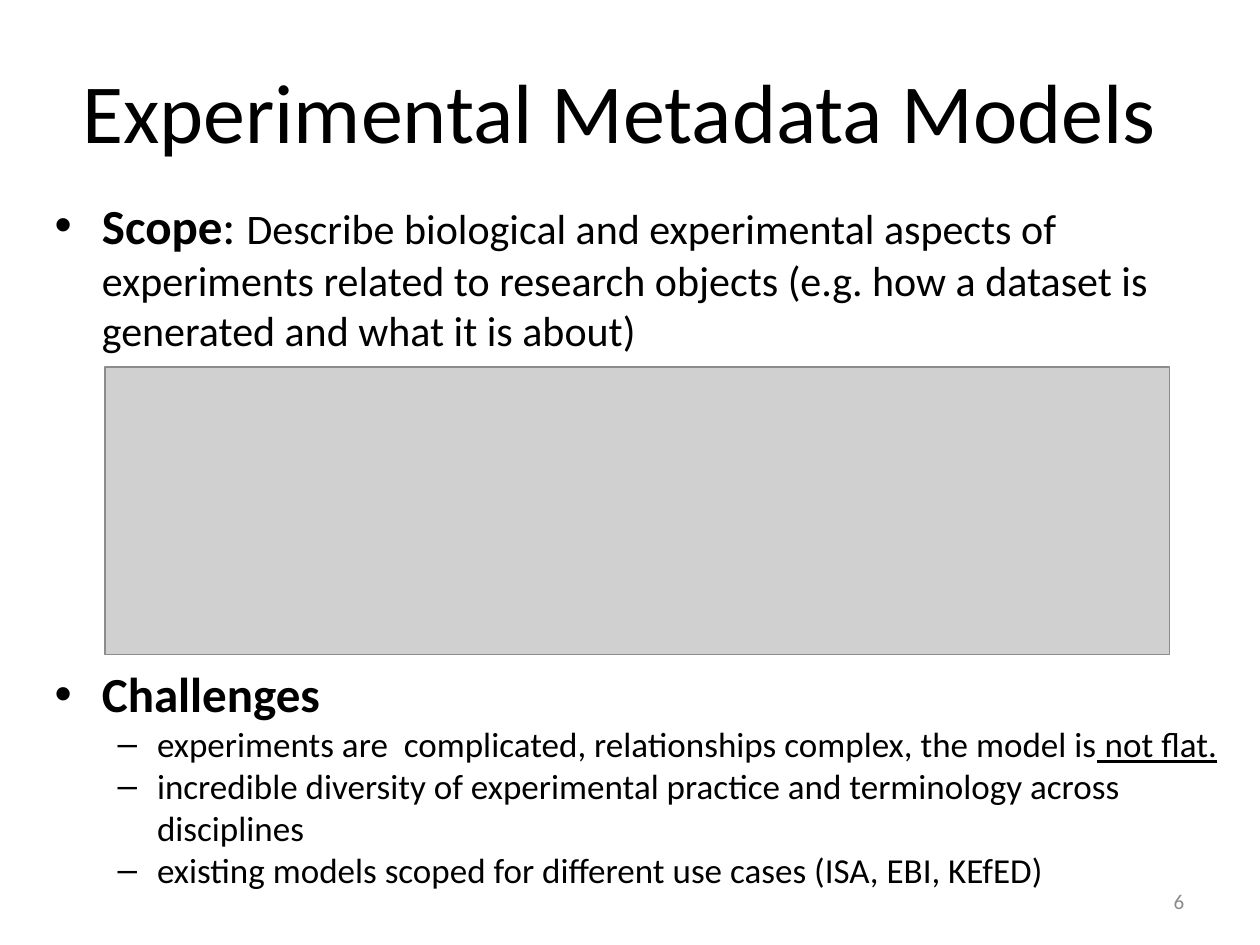
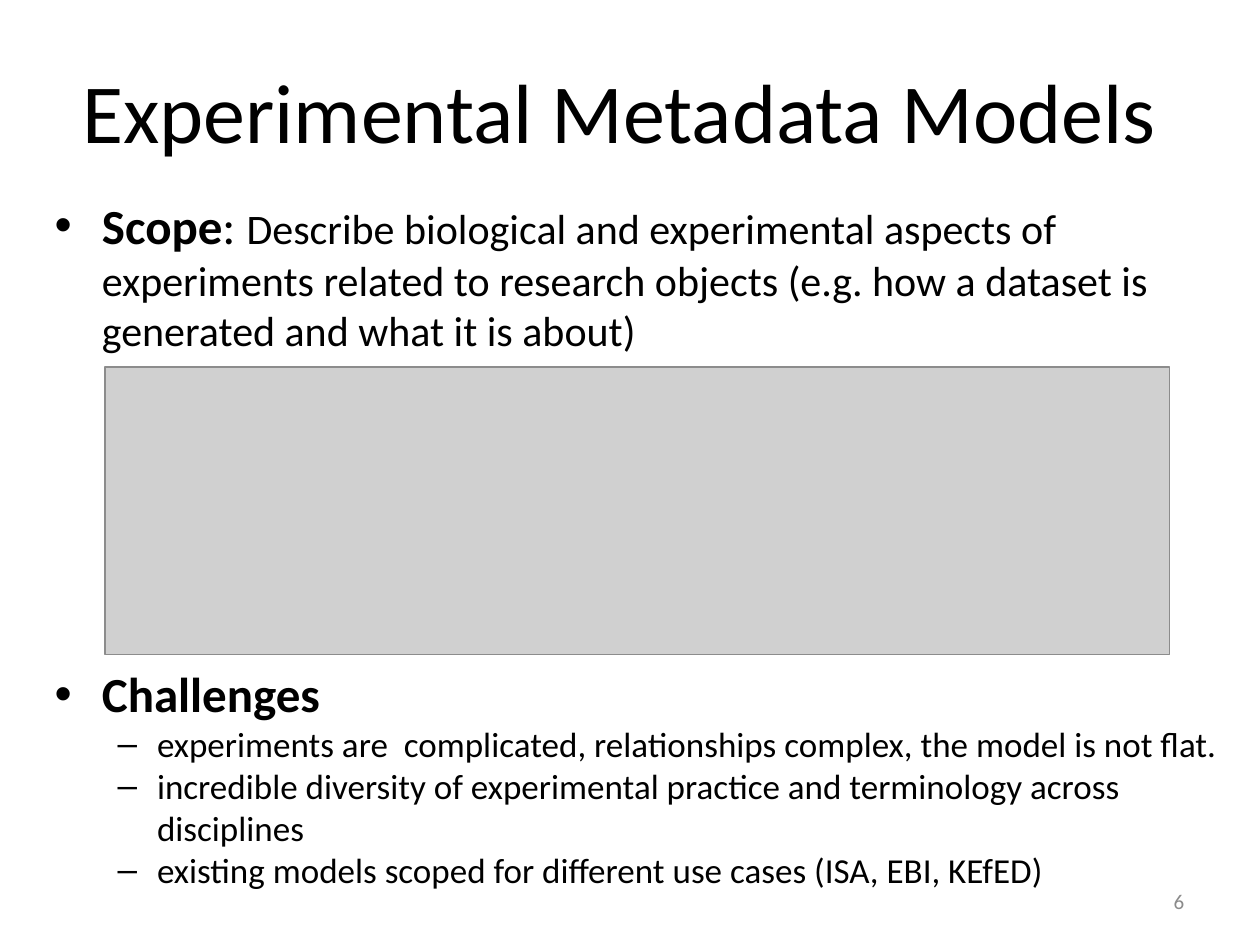
Before and after one commit to OHSU-Library/experimental-metadata-model, a slide deck: slide 6 of docs/6-18-15 Experimental Metadata Concepts and Models.pptx. Drawn at 1260x945 pixels with LibreOffice and Linux fonts; fonts in the diff are those of the drawing; grey boxes stand for pictures. Boxes give left, top, right and bottom in pixels: in the first picture for what was removed or moved away, otherwise in the second. Text is boxed around its words. In the diff, an @@ line names an element or a change of style, - is before the commit and + after.

Commit message:
updated some text on ppt

```diff
--- a/docs/6-18-15 Experimental Metadata Concepts and Models.pptx
+++ b/docs/6-18-15 Experimental Metadata Concepts and Models.pptx
@@ text at (157, 732, 1216, 763): underline off in "not flat." @@
```
Also in this commit, not shown: 6 other slides changed.
